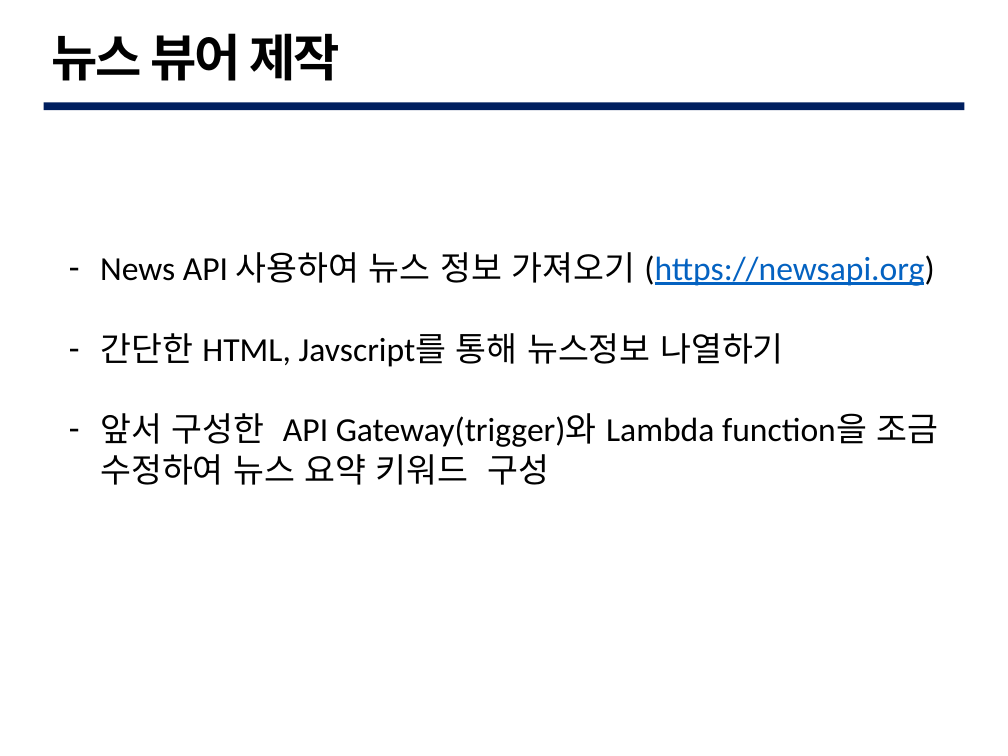
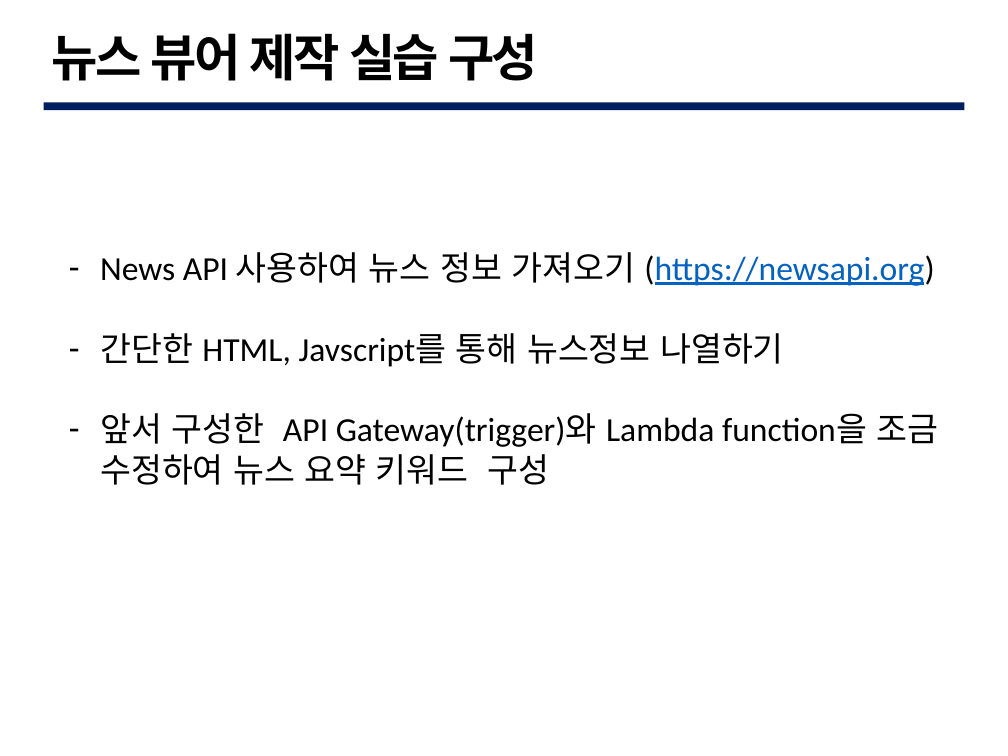
Before and after one commit to lee95292/AWS_Comprehend_onUse, a slide deck: slide 31 of slides/AWS_Comprehend.pptx (slide 30 before the commit). Drawn at 1008x756 pixels with LibreOffice and Linux fonts; fonts in the diff are those of the drawing; background and template pictures are left out. Boxes give left, top, right and bottom in pixels: in the first picture for what was removed or moved away, otherwise in the second. Text is boxed around its words. In the diff, an @@ line names an element or a change of style, - is before the commit and + after.

```diff
--- a/slides/AWS_Comprehend.pptx
+++ b/slides/AWS_Comprehend.pptx
@@ text at (52,33,538,81): text changed; font Karla to Calibri @@
-뉴스 뷰어 제작
+뉴스 뷰어 제작 실습 구성
```
Also in this commit, not shown: 31 other slides changed, 1 slide added.
